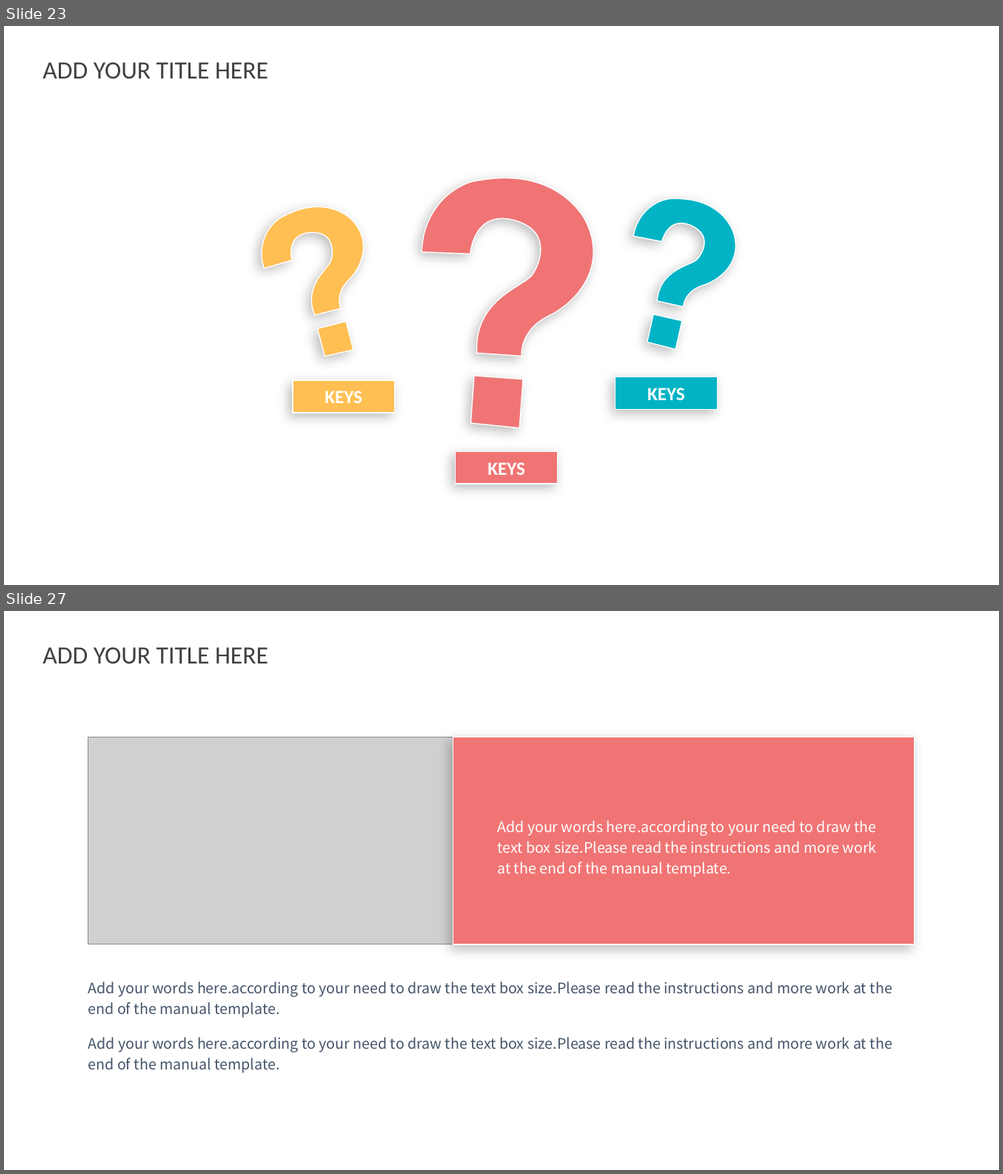
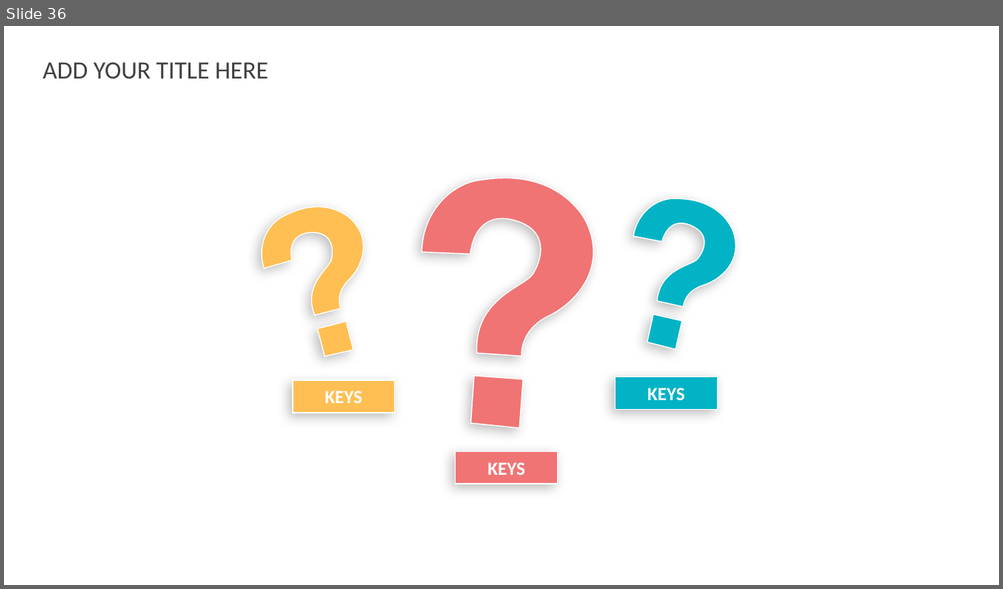
Before and after one commit to lia-ghita/ht, a slide deck: HabitTracker.pptx. Shown one above the other, each under a label of ours: slides 23 and 27 before the commit, slide 36 after it; the slides between them are not shown. The pictures are 1003x1174 and 1003x589 pixels, drawn with LibreOffice and Linux fonts; fonts in the diff are those of the drawing; grey boxes stand for pictures; background and template pictures are left out. Boxes give left, top, right and bottom in pixels: in the first picture for what was removed or moved away, otherwise in the second. Text is boxed around its words. In the diff, an @@ line names an element or a change of style, - is before the commit and + after.

```diff
--- a/HabitTracker.pptx
+++ b/HabitTracker.pptx
@@ slide 27 removed at (x1=4, y1=611, x2=999, y2=1170), background picture (left out) @@
@@ text removed at (x1=42, y1=647, x2=268, y2=664) @@
-ADD YOUR TITLE HERE
@@ picture removed at (x1=88, y1=737, x2=464, y2=945) @@
@@ rectangle removed at (x1=453, y1=737, x2=914, y2=945) @@
@@ text removed at (x1=497, y1=820, x2=876, y2=877) @@
-Add your words here.according to your need to draw the text box size.Please read the instructions and more work at the end of the manual template.
@@ text removed at (x1=88, y1=982, x2=892, y2=1018) @@
-Add your words here.according to your need to draw the text box size.Please read the instructions and more work at the end of the manual template.
@@ text removed at (x1=88, y1=1037, x2=892, y2=1073) @@
-Add your words here.according to your need to draw the text box size.Please read the instructions and more work at the end of the manual template.
@@ what was slide 23 is now slide 36 @@
```
Also in this commit, not shown: 3 slides changed, 19 slides added, 22 other slides removed.
